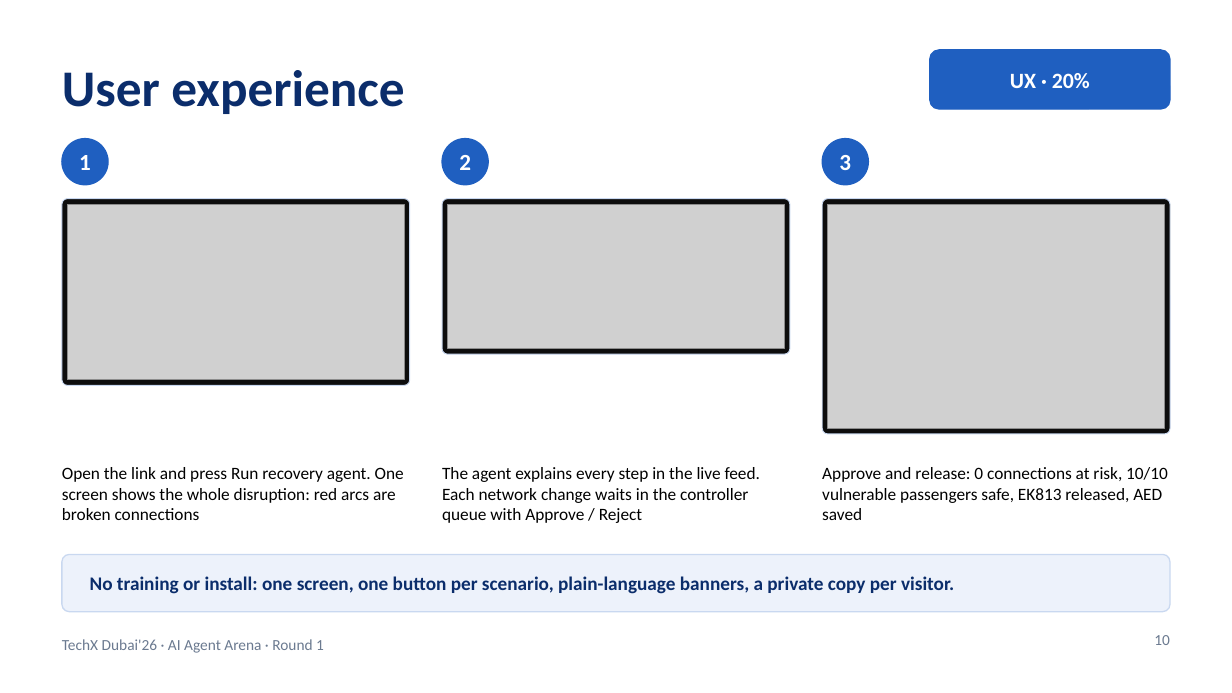
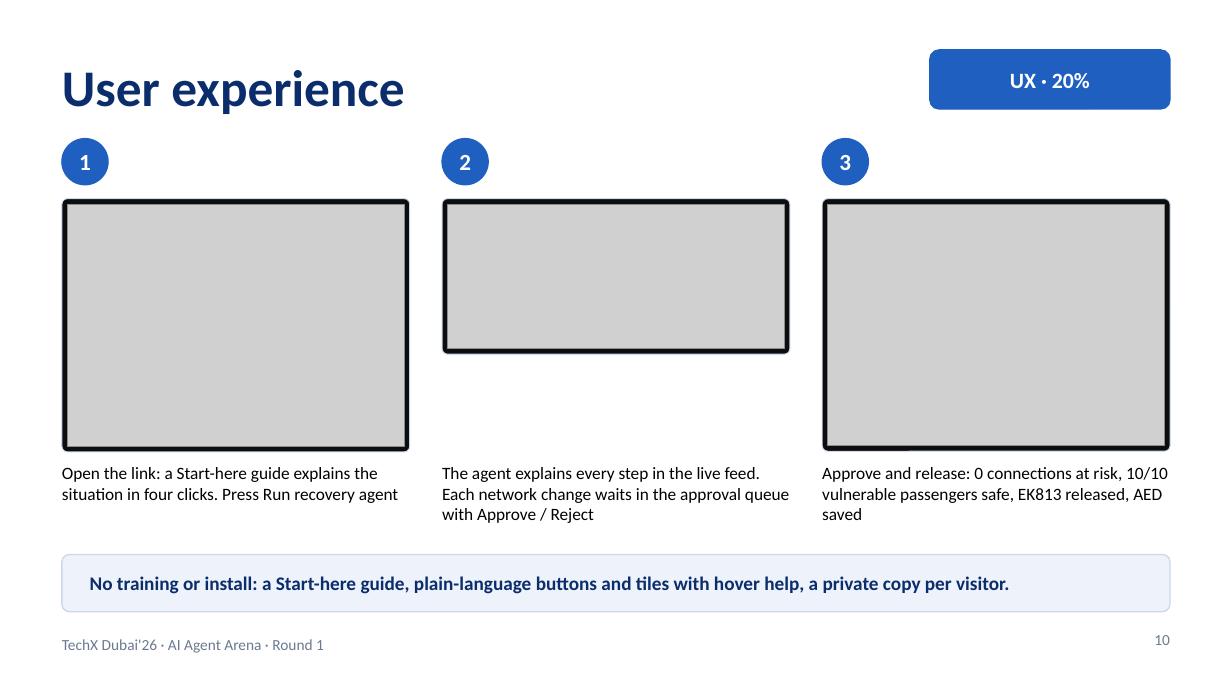
Before and after one commit to RithikhC/EagleX, a slide deck: slide 10 of docs/EagleX_Round1_Submission.pptx. Drawn at 1232x693 pixels with LibreOffice and Linux fonts; fonts in the diff are those of the drawing; grey boxes stand for pictures. Boxes give left, top, right and bottom in pixels: in the first picture for what was removed or moved away, otherwise in the second. Text is boxed around its words. In the diff, an @@ line names an element or a change of style, - is before the commit and + after.

```diff
--- a/docs/EagleX_Round1_Submission.pptx
+++ b/docs/EagleX_Round1_Submission.pptx
@@ rounded rectangle at [62, 199, 409, 452]: proportions changed @@
@@ rounded rectangle: place and size @@
-rounded rectangle at [62, 199, 409, 385]
+rounded rectangle at [62, 199, 409, 452]
@@ picture: place and size @@
-picture at [67, 204, 404, 380]
+picture at [67, 204, 404, 446]
@@ rounded rectangle: place and size @@
-rounded rectangle at [823, 199, 1170, 434]
+rounded rectangle at [823, 199, 1170, 451]
@@ rounded rectangle at [823, 199, 1170, 451]: proportions changed @@
@@ picture: place and size @@
-picture at [828, 204, 1165, 429]
+picture at [828, 204, 1165, 445]
@@ text at [62, 467, 398, 503]: text changed @@
-Open the link and press Run recovery agent. One screen shows the whole disruption: red arcs are broken connections
+Open the link: a Start-here guide explains the situation in four clicks. Press Run recovery agent
@@ text at [442, 467, 789, 523]: text changed @@
-The agent explains every step in the live feed. Each network change waits in the controller queue with Approve / Reject
+The agent explains every step in the live feed. Each network change waits in the approval queue with Approve / Reject
@@ text at [90, 576, 1009, 594]: text changed @@
-No training or install: one screen, one button per scenario, plain-language banners, a private copy per visitor.
+No training or install: a Start-here guide, plain-language buttons and tiles with hover help, a private copy per visitor.
```
Also in this commit, not shown: 3 other slides changed, 42 other files.
